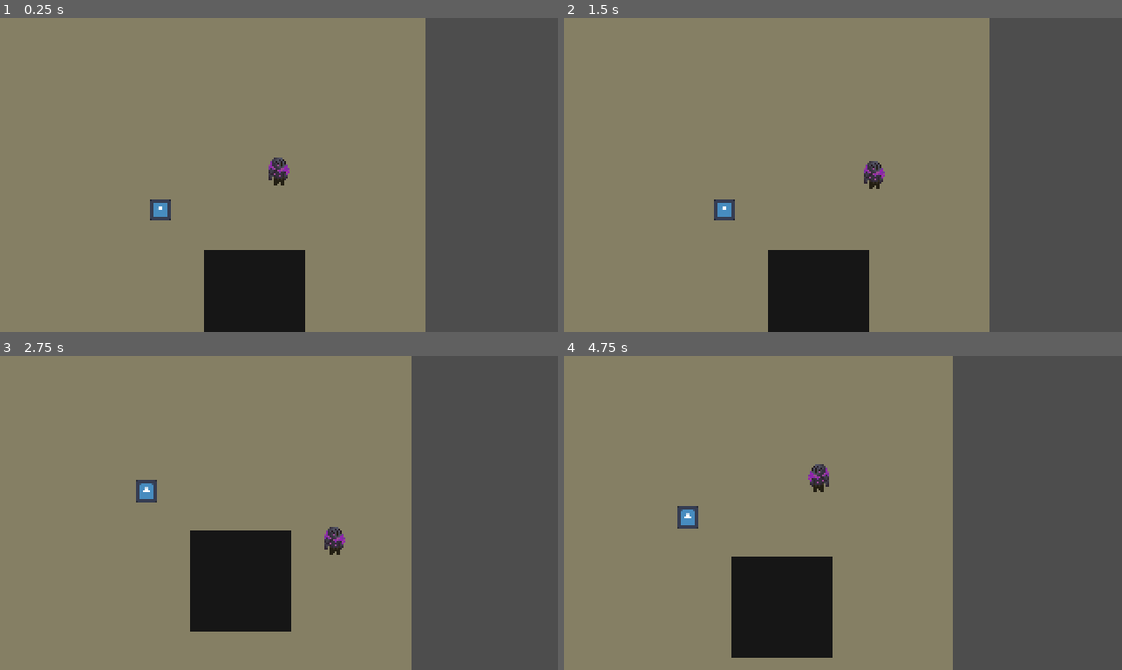
Above: before the commit, frames 1-4 (two rows, left to right).
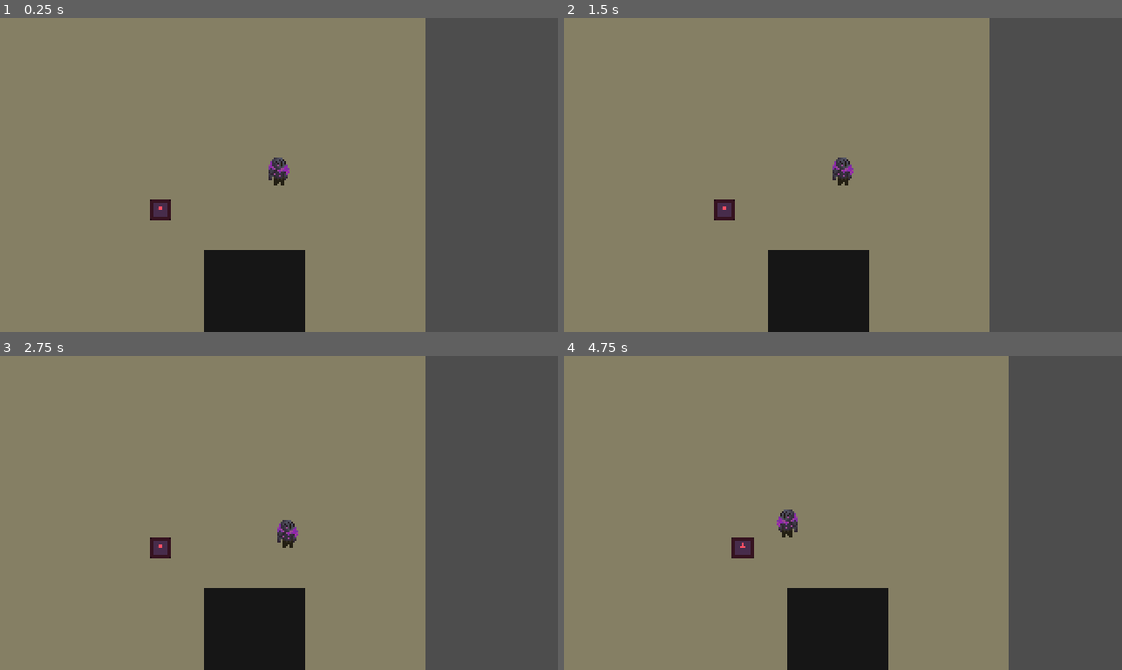
Above: after the commit, the same moments.

Repository: SimchadeLange/GamepieGamejam
Game: Godot game, scene res://scenes/levels/main.tscn
Same seed, same stepped clock (60 frames per second), same inputs: the game is played once before the commit and once after it. The engine's default icon, where the game draws it, is replaced by a stand-in: a white triangle on a blue panel in a dark square.
Inputs (mouse positions are in pixels of both pictures, inside the frame that each line leads up to):
- Up to frame 1 (0.25 s): no input
- Up to frame 2 (1.5 s): tap Enter (ui_accept) at 0.5, 0.77, 1.07 s; move the mouse to (965, 159) at 0.52 s; press the mouse at (965, 159) at 0.53 s; hold Right (move_right) 0.53-1.28 s; tap Space (roll, bound only after the commit) at 0.8, 1.35 s; move the mouse to (731, 190) at 1.27 s; release the mouse at (731, 190) at 1.28 s; hold Down (move_down) from 1.28 s (still down)
- Up to frame 3 (2.75 s): tap Enter (ui_accept) at 1.52, 1.55, 1.82 s; move the mouse to (334, 443) at 2.02 s; release Down (move_down) at 2.03 s; hold Right (move_right) from 2.03 s (still down); hold Enter (ui_accept) from 2.03 s (still down); click (334, 443) at 2.3 s
- Up to frame 4 (4.75 s): move the mouse to (815, 575) at 2.77 s; release Right (move_right) at 2.78 s; release Enter (ui_accept) at 2.78 s; hold Up (move_up) 2.78-3.53 s; click (815, 575) at 2.85 s; tap Enter (ui_accept) at 3.02, 3.32, 3.77, 3.8, 4.07, 4.52 s; tap Space (roll, bound only after the commit) at 3.05 s; move the mouse to (1010, 560) at 3.52 s; hold Space (roll, bound only after the commit) 3.53-4.28 s; hold Left (move_left) from 3.53 s (still down); move the mouse to (675, 465) at 4.27 s; click (675, 465) at 4.35 s

The runs differ from the first frame. In frame 1, 0.2% of the frame differs, in the area x 26-31%, y 57-65%; in frame 2, 0.8%; in frame 3, 9.6%; in frame 4, 18%, in the area x 20-80%, y 0-100%.
Error before the commit: Invalid call. Nonexistent function 'on_enter' in base 'Nil'. (res://scripts/resources/statemachine/state_machine.gd:18)

Commit message:
working on generic weapon, attack and enemy

Diff:
--- a/game_jam_00/project.godot
+++ b/game_jam_00/project.godot
@@ -48,6 +48,16 @@
 , Object(InputEventKey,"resource_local_to_scene":false,"resource_name":"","device":-1,"window_id":0,"alt_pressed":false …(183 unchanged characters)…
 ]
 }
+roll={
+"deadzone": 0.2,
+"events": [Object(InputEventKey,"resource_local_to_scene":false,"resource_name":"","device":-1,"window_id":0,"alt_pressed":false,"shift_pressed":false,"ctrl_pressed":false,"meta_pressed":false,"pressed":false,"keycode":0,"physical_keycode":32,"key_label":0,"unicode":32,"location":0,"echo":false,"script":null)
+]
+}
+attack={
+"deadzone": 0.2,
+"events": [Object(InputEventMouseButton,"resource_local_to_scene":false,"resource_name":"","device":-1,"window_id":0,"alt_pressed":false,"shift_pressed":false,"ctrl_pressed":false,"meta_pressed":false,"button_mask":1,"position":Vector2(139, 13),"global_position":Vector2(153, 86),"factor":1.0,"button_index":1,"canceled":false,"pressed":true,"double_click":false,"script":null)
+]
+}
 
 [layer_names]
 
--- a/game_jam_00/scenes/enemy_00.tscn
+++ b/game_jam_00/scenes/enemy_00.tscn
@@ -1,5 +1,6 @@
 [gd_scene format=3 uid="uid://cnm00wt2ojqqd"]
 
+[ext_resource type="Script" uid="uid://dxot1qd7fp0h6" path="res://scripts/enemy/enemy_00/enemy_00.gd" id="1_47iip"]
 [ext_resource type="Texture2D" uid="uid://cx6bmmhbdhhjl" path="res://icon.svg" id="1_jc35d"]
 [ext_resource type="Script" uid="uid://dkbomf5xkxumd" path="res://scripts/resources/health_component.gd" id="2_3dgu2"]
 [ext_resource type="Script" uid="uid://bainvlpqjw1h3" path="res://scripts/resources/hitbox_component.gd" id="3_0pc7c"]
@@ -12,9 +13,14 @@
 [sub_resource type="RectangleShape2D" id="RectangleShape2D_uxpb3"]
 size = Vector2(12, 12)
 
-[node name="Enemy_00" type="CharacterBody2D" unique_id=1667096636]
+[node name="Enemy_00" type="CharacterBody2D" unique_id=1667096636 node_paths=PackedStringArray("state_machine", "health_component")]
+collision_layer = 8
+script = ExtResource("1_47iip")
+state_machine = NodePath("StateMachine")
+health_component = NodePath("HealthComponent")
 
 [node name="Sprite2D" type="Sprite2D" parent="." unique_id=1511814066]
+self_modulate = Color(0.9999694, 0.31265548, 0.39448527, 1)
 scale = Vector2(0.1, 0.1)
 texture = ExtResource("1_jc35d")
 
@@ -27,15 +33,20 @@
 metadata/_custom_type_script = "uid://dkbomf5xkxumd"
 
 [node name="HitboxComponent" type="Area2D" parent="." unique_id=1259340042 node_paths=PackedStringArray("health_component")]
+collision_layer = 8
+collision_mask = 0
 script = ExtResource("3_0pc7c")
 health_component = NodePath("../HealthComponent")
 metadata/_custom_type_script = "uid://bainvlpqjw1h3"
 
 [node name="CollisionShape2D" type="CollisionShape2D" parent="HitboxComponent" unique_id=1147435840]
+visible = false
 shape = SubResource("RectangleShape2D_uxpb3")
 
-[node name="StateMachine" type="Node" parent="." unique_id=1304734705]
+[node name="StateMachine" type="Node" parent="." unique_id=1304734705 node_paths=PackedStringArray("character", "current_state")]
 script = ExtResource("4_yjhhj")
+character = NodePath("..")
+current_state = NodePath("Idle")
 metadata/_custom_type_script = "uid://ctk743jn0ttiy"
 
 [node name="Idle" type="Node" parent="StateMachine" unique_id=1610090786]
--- a/game_jam_00/scenes/player.tscn
+++ b/game_jam_00/scenes/player.tscn
@@ -2,6 +2,7 @@
 
 [ext_resource type="Script" uid="uid://bxnod8igdpq6p" path="res://scripts/player/player.gd" id="1_g2els"]
 [ext_resource type="Texture2D" uid="uid://dkhiagurhw5fw" path="res://assets/player.png" id="2_y4r1p"]
+[ext_resource type="Script" uid="uid://chfe63j6kexn2" path="res://scripts/resources/weapon.gd" id="3_d2wvv"]
 [ext_resource type="Script" uid="uid://ctk743jn0ttiy" path="res://scripts/resources/statemachine/state_machine.gd" id="3_qhqgy"]
 [ext_resource type="Script" uid="uid://dkbomf5xkxumd" path="res://scripts/resources/health_component.gd" id="3_ur7pv"]
 [ext_resource type="Script" uid="uid://debfixgfwcphs" path="res://scripts/player/idle_state.gd" id="4_dqkch"]
@@ -10,12 +11,16 @@
 [ext_resource type="Script" uid="uid://8rm7xyjparas" path="res://scripts/resources/statemachine/state_debug_label.gd" id="6_tuyoq"]
 [ext_resource type="Script" uid="uid://cneafiljv3m33" path="res://scripts/player/dead_state.gd" id="7_smehm"]
 [ext_resource type="Script" uid="uid://4blfegepmauf" path="res://scripts/player/hit_state.gd" id="8_ur7pv"]
-
-[sub_resource type="OccluderPolygon2D" id="OccluderPolygon2D_5yfdf"]
-polygon = PackedVector2Array(2, -13, 3, -18, 5, -21, 11, -21, 13, -17, 14, -12, 11, -10, 5, -10)
+[ext_resource type="Script" uid="uid://207f4hdovnwp" path="res://scripts/player/attacking_state.gd" id="11_3v2ag"]
+
+[sub_resource type="OccluderPolygon2D" id="OccluderPolygon2D_bq816"]
+polygon = PackedVector2Array(-3, 2, 3, 2, 6, -2, 3, -10, -4, -10, -6, -6, -6, 0)
 
 [sub_resource type="RectangleShape2D" id="RectangleShape2D_uxpb3"]
 size = Vector2(10, 12)
+
+[sub_resource type="RectangleShape2D" id="RectangleShape2D_rii1s"]
+size = Vector2(10, 16)
 
 [sub_resource type="RectangleShape2D" id="RectangleShape2D_5yfdf"]
 size = Vector2(10, 15)
@@ -88,30 +93,41 @@
 &"walking": SubResource("Animation_jej6c")
 }
 
-[node name="Player" type="CharacterBody2D" unique_id=291136771 node_paths=PackedStringArray("p_sprite", "state_machine")]
+[node name="Player" type="CharacterBody2D" unique_id=291136771 node_paths=PackedStringArray("sprite", "state_machine", "health_component", "weapon")]
 z_index = 1
 collision_layer = 2
-collision_mask = 17
+collision_mask = 9
 script = ExtResource("1_g2els")
-p_sprite = NodePath("Sprite2D")
+sprite = NodePath("Sprite2D")
 state_machine = NodePath("StateMachine")
+health_component = NodePath("HealthComponent")
+weapon = NodePath("TestWeapon")
 
 [node name="LightOccluder2D" type="LightOccluder2D" parent="." unique_id=268790705]
 visibility_layer = 0
-position = Vector2(-8, 11)
-occluder = SubResource("OccluderPolygon2D_5yfdf")
+occluder = SubResource("OccluderPolygon2D_bq816")
 
 [node name="Sprite2D" type="Sprite2D" parent="." unique_id=846788843]
 texture = ExtResource("2_y4r1p")
 offset = Vector2(0, -2)
 hframes = 6
-frame = 1
+frame = 5
 
 [node name="CollisionShape2D" type="CollisionShape2D" parent="." unique_id=220740742]
 visible = false
 position = Vector2(0, -1)
 shape = SubResource("RectangleShape2D_uxpb3")
 
+[node name="TestWeapon" type="Area2D" parent="." unique_id=1765042513 node_paths=PackedStringArray("hurtbox")]
+collision_layer = 4
+collision_mask = 8
+script = ExtResource("3_d2wvv")
+hurtbox = NodePath("CollisionShape2D")
+
+[node name="CollisionShape2D" type="CollisionShape2D" parent="TestWeapon" unique_id=1156642878]
+position = Vector2(9, -2)
+shape = SubResource("RectangleShape2D_rii1s")
+
 [node name="HealthComponent" type="Node" parent="." unique_id=385533668]
 script = ExtResource("3_ur7pv")
 
@@ -125,14 +141,16 @@
 position = Vector2(0, -1.5)
 shape = SubResource("RectangleShape2D_5yfdf")
 
-[node name="StateMachine" type="Node" parent="." unique_id=1703812370 node_paths=PackedStringArray("character", "current_state")]
+[node name="StateMachine" type="Node" parent="." unique_id=1389153862 node_paths=PackedStringArray("character", "current_state")]
 script = ExtResource("3_qhqgy")
 character = NodePath("..")
 current_state = NodePath("Idle")
-
-[node name="Idle" type="Node" parent="StateMachine" unique_id=1601426793 node_paths=PackedStringArray("rolling_state", "roll_cooldown_timer")]
+metadata/_custom_type_script = "uid://ctk743jn0ttiy"
+
+[node name="Idle" type="Node" parent="StateMachine" unique_id=1601426793 node_paths=PackedStringArray("rolling_state", "attack_state", "roll_cooldown_timer")]
 script = ExtResource("4_dqkch")
 rolling_state = NodePath("../Rolling")
+attack_state = NodePath("../Attacking")
 roll_cooldown_timer = NodePath("../Rolling/RollCooldown")
 
 [node name="Rolling" type="Node" parent="StateMachine" unique_id=702436683 node_paths=PackedStringArray("idle_state", "roll_duration_timer", "roll_cooldown_timer")]
@@ -155,6 +173,15 @@
 [node name="Hit" type="Node" parent="StateMachine" unique_id=507577917]
 script = ExtResource("8_ur7pv")
 can_move = false
+
+[node name="Attacking" type="Node" parent="StateMachine" unique_id=332902539 node_paths=PackedStringArray("idle_state", "attack_duration_timer")]
+script = ExtResource("11_3v2ag")
+idle_state = NodePath("../Idle")
+attack_duration_timer = NodePath("AttackDuration")
+can_move = false
+
+[node name="AttackDuration" type="Timer" parent="StateMachine/Attacking" unique_id=1419512071]
+one_shot = true
 
 [node name="AnimationTree" type="AnimationTree" parent="." unique_id=1530141892]
 root_node = NodePath(".")
--- /dev/null
+++ b/game_jam_00/scripts/enemy/enemy_00/enemy_00.gd
@@ -0,0 +1,10 @@
+extends CharacterBody2D
+
+@export var state_machine: CharacterStateMachine
+@export var health_component: HealthComponent
+
+func _ready() -> void:
+	health_component.on_death.connect(dead)
+
+func dead() -> void:
+	print("dead")
--- /dev/null
+++ b/game_jam_00/scripts/player/attacking_state.gd
@@ -0,0 +1,20 @@
+extends State
+
+@export var idle_state: State
+@export var attack_duration_timer: Timer
+var weapon: Weapon
+
+func _ready() -> void:
+	attack_duration_timer.timeout.connect(_on_attack_duration_timeout)
+
+func on_enter() -> void:
+	weapon = character.weapon
+	weapon.process_mode = Node.PROCESS_MODE_INHERIT
+	attack_duration_timer.start()
+
+func on_exit() -> void:
+	weapon.process_mode = Node.PROCESS_MODE_DISABLED
+	attack_duration_timer.stop()
+
+func _on_attack_duration_timeout() -> void:
+	next_state = idle_state
--- a/game_jam_00/scripts/player/idle_state.gd
+++ b/game_jam_00/scripts/player/idle_state.gd
@@ -1,25 +1,23 @@
 extends State
 
 @export var rolling_state: State
+@export var attack_state: State
 @export var roll_cooldown_timer: Timer
-
 
 func _ready() -> void:
 	roll_cooldown_timer.timeout.connect(_on_roll_cooldown_timeout)
 
-
 func on_enter():
 	pass
-
 
 func state_process(_delta):
 	pass
 
-
 func state_input(event : InputEvent):
-	if event.is_action_pressed("ui_accept") and character.can_roll:
+	if event.is_action_pressed("roll") and character.can_roll:
 		next_state = rolling_state
-
+	elif event.is_action_pressed("attack"):
+		next_state = attack_state
 
 func _on_roll_cooldown_timeout() -> void:
 	character.can_roll = true
--- a/game_jam_00/scripts/player/player.gd
+++ b/game_jam_00/scripts/player/player.gd
@@ -2,8 +2,10 @@
 
 class_name Player
 
-@export var p_sprite: Sprite2D
+@export var sprite: Sprite2D
 @export var state_machine: CharacterStateMachine
+@export var health_component: HealthComponent
+@export var weapon: Weapon
 
 const SPEED: float = 42.0
 
@@ -19,13 +21,14 @@
 	# Direction input and movement handling
 	dir.x = Input.get_axis("move_left", "move_right")
 	dir.y = Input.get_axis("move_up", "move_down")
-	if dir:
+	if dir and can_move:
 		velocity = lerp(velocity, dir * SPEED, delta * 2)
 		if prev_dir.x > 0:
-			p_sprite.flip_h = false
+			sprite.flip_h = false
 		elif prev_dir.x < 0:
-			p_sprite.flip_h = true
+			sprite.flip_h = true
 		prev_dir = dir
 	else:
 		velocity = lerp(velocity, Vector2.ZERO, delta * 10)
+
 	move_and_slide()
--- a/game_jam_00/scripts/resources/attack.gd
+++ b/game_jam_00/scripts/resources/attack.gd
@@ -2,7 +2,7 @@
 
 class_name Attack
 
-var attack_damage: int
+var attack_damage: int = 0
 var attack_pos: Vector2
-var knockback_force: float
-var stun_duration: float
+var knockback_force: float = 0.0
+var stun_duration: float = 0.0
--- /dev/null
+++ b/game_jam_00/scripts/resources/weapon.gd
@@ -0,0 +1,17 @@
+extends Area2D
+
+class_name Weapon
+
+@export var hurtbox: CollisionShape2D
+
+func _ready() -> void:
+	area_entered.connect(_on_weapon_area_entered)
+	process_mode = Node.PROCESS_MODE_DISABLED
+
+func _on_weapon_area_entered(area: Area2D) -> void:
+	if area is HitboxComponent:
+		var hitbox: HitboxComponent = area
+		var attack := Attack.new()
+		attack.attack_damage = 1
+		attack.attack_pos = global_position
+		hitbox.damage(attack)
Not shown, added: game_jam_00/scripts/enemy/enemy_00/enemy_00.gd.uid
Not shown, added: game_jam_00/scripts/player/attacking_state.gd.uid
Not shown, added: game_jam_00/scripts/resources/weapon.gd.uid
